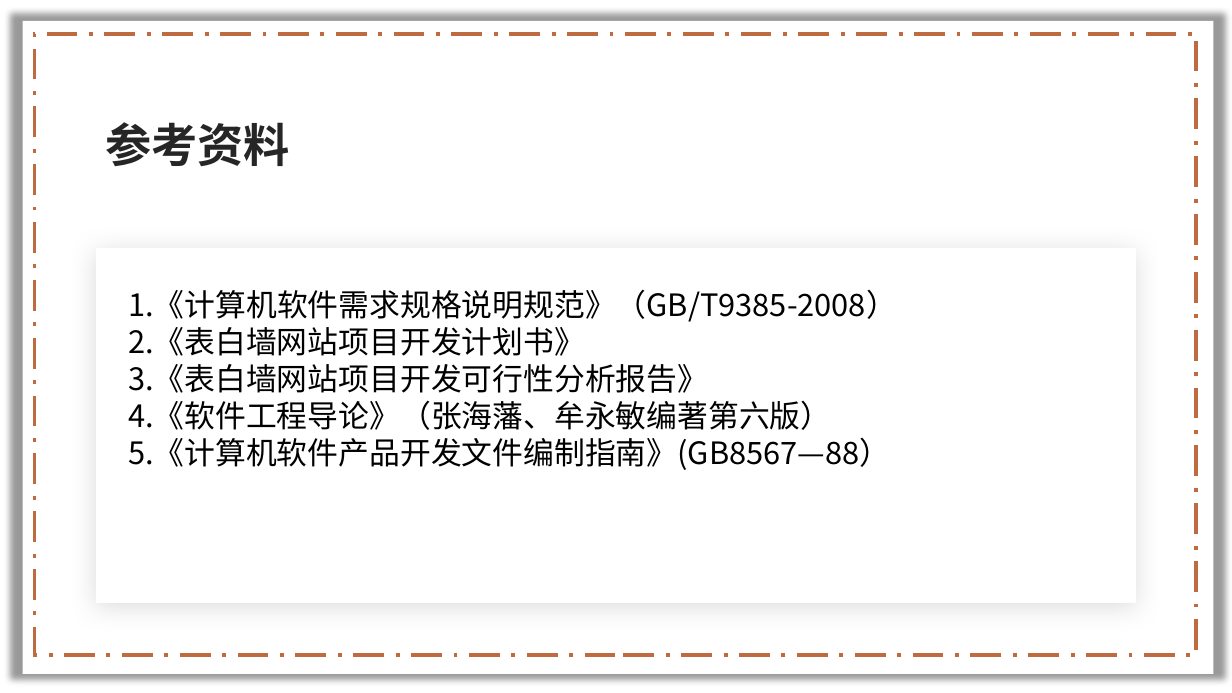
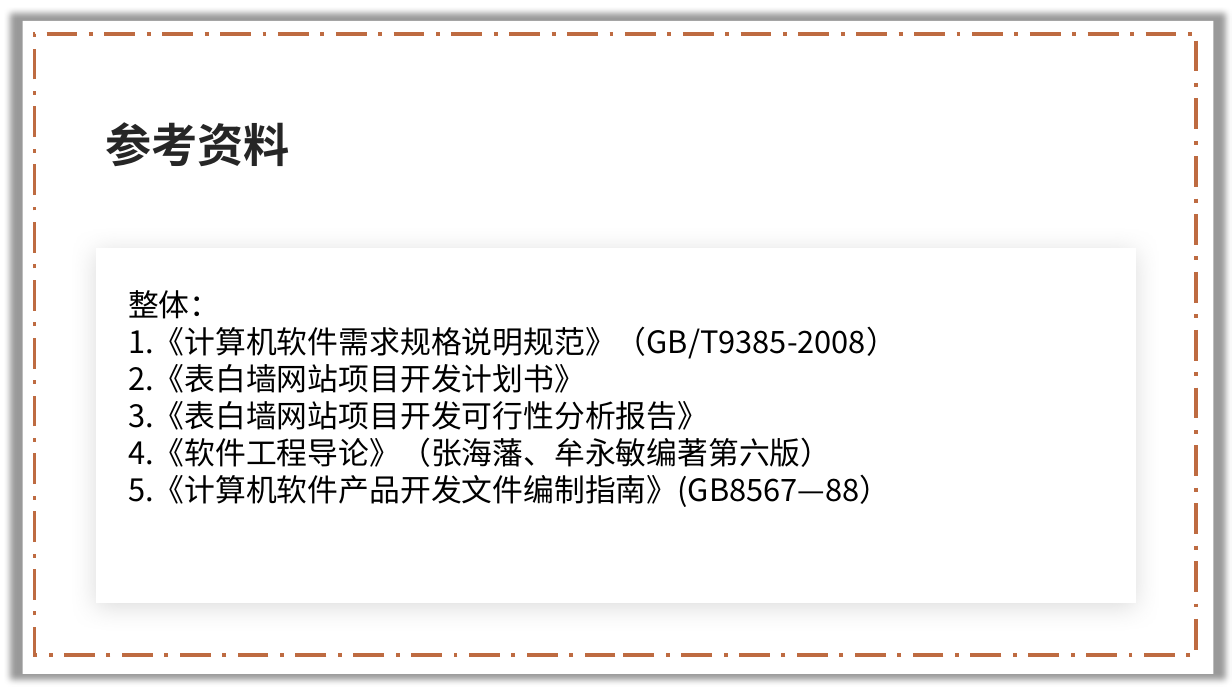
Before and after one commit to lenovo-wu/G11ZUCC, a slide deck: slide 24 of 需求规格说明.pptx (slide 23 before the commit). Drawn at 1232x693 pixels with LibreOffice and Linux fonts; fonts in the diff are those of the drawing; background and template pictures are left out. Boxes give left, top, right and bottom in pixels: in the first picture for what was removed or moved away, otherwise in the second. Text is boxed around its words. In the diff, an @@ line names an element or a change of style, - is before the commit and + after.

```diff
--- a/需求规格说明.pptx
+++ b/需求规格说明.pptx
@@ text at (128, 290, 220, 319): paragraph added @@
+整体：
```
Also in this commit, not shown: 2 other slides changed, 1 slide added, 5 other files.
